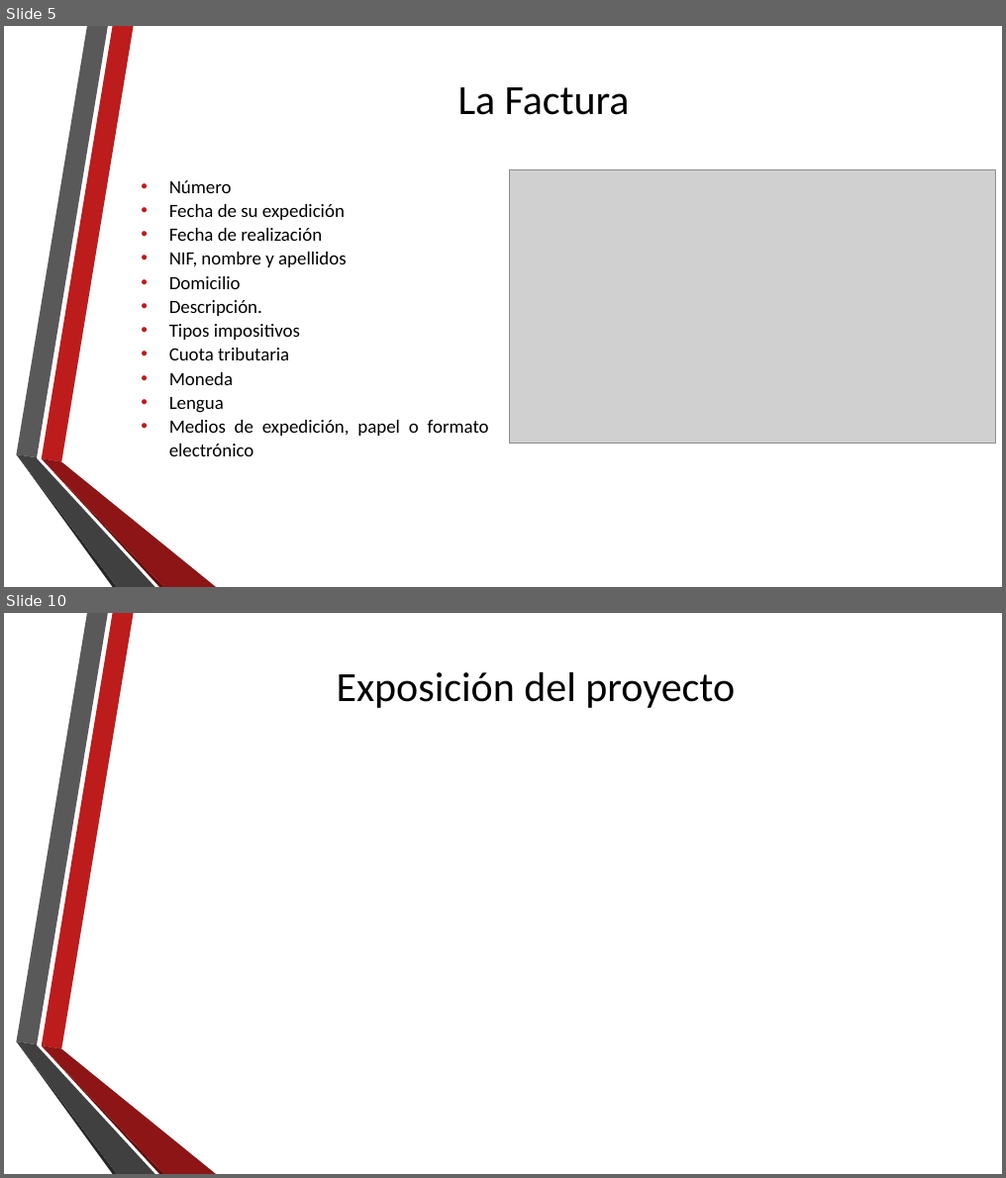
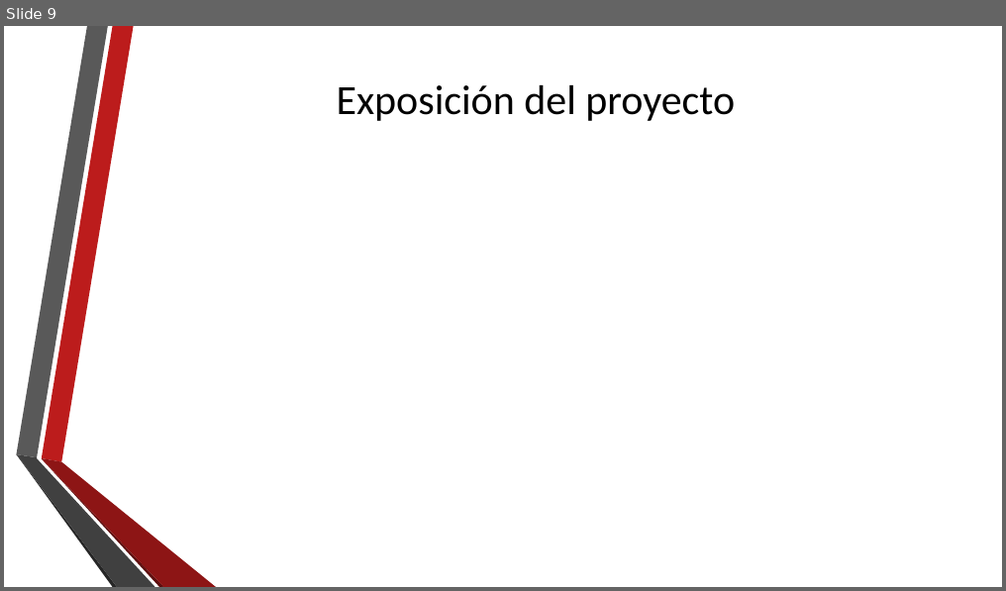
Before and after one commit to jaur001/Simulator, a slide deck: Presentacion TFG.pptx. Shown one above the other, each under a label of ours: slides 5 and 10 before the commit, slide 9 after it; the slides between them are not shown. The pictures are 1006x1178 and 1006x591 pixels, drawn with LibreOffice and Linux fonts; fonts in the diff are those of the drawing; grey boxes stand for pictures; background and template pictures are left out. Boxes give left, top, right and bottom in pixels: in the first picture for what was removed or moved away, otherwise in the second. Text is boxed around its words. In the diff, an @@ line names an element or a change of style, - is before the commit and + after.

```diff
--- a/Presentacion TFG.pptx
+++ b/Presentacion TFG.pptx
@@ slide 5 removed at (4,26,1002,587), background picture (left out); not listed: 6 template elements that a slide beside it also shows @@
@@ title removed at (458,87,630,115) @@
-La Factura
@@ picture removed at (509,170,996,443) @@
@@ text removed at (169,180,489,457) @@
-• Número
-• Fecha de su expedición
-• Fecha de realización
-• NIF, nombre y apellidos
-• Domicilio
-• Descripción.
-• Tipos impositivos
-• Cuota tributaria
-• Moneda
-• Lengua
-• Medios de expedición, papel o formato electrónico
@@ what was slide 10 is now slide 9 @@
```
Also in this commit, not shown: 8 slides changed, 7 slides added, 7 other slides removed.
